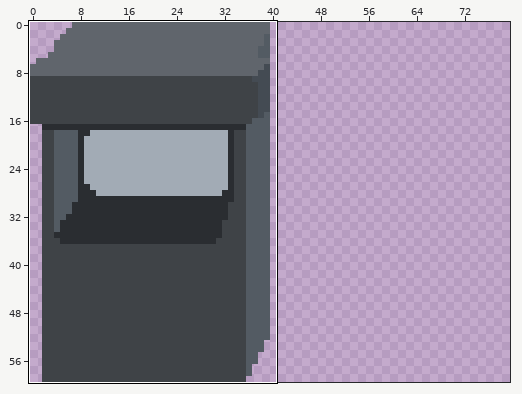
Sprite sheet, stored at assets/images/props/cabinets/digging.png. Above, an overview of the earlier version with the close-up marked.
Close-up. Earlier state:
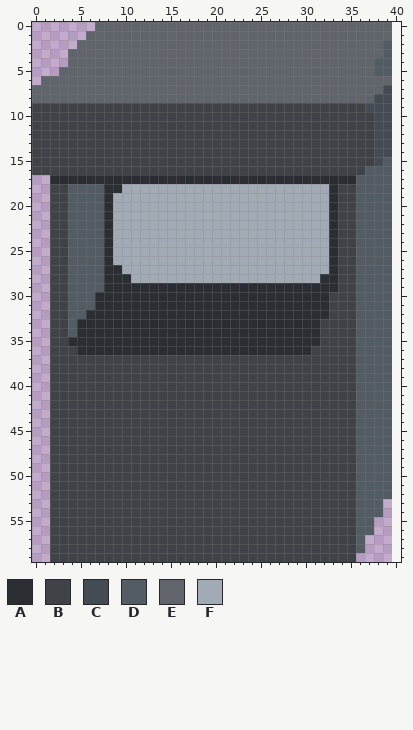
The file is 40x60 pixels. Colours within 5 levels of each other are drawn and written as one. Shown: x 0..40, y 0..59. The old version is drawn lined up with the new one, on the new canvas. The commit also changed other parts of the picture, which this record leaves out.
Palette (. is transparent): A #2a2d31  B #3f4347  C #444b53  D #535b63  E #60656c  F #a2abb5
Pixels before (only the part around the change), first column x 0:
 0 .......EEEEEEEEEEEEEEEEEEEEEEEEEEEEEEEEE.
 1 ......EEEEEEEEEEEEEEEEEEEEEEEEEEEEEEEEEE.
 2 .....EEEEEEEEEEEEEEEEEEEEEEEEEEEEEEEEEED.
 3 ....EEEEEEEEEEEEEEEEEEEEEEEEEEEEEEEEEEED.
 4 ....EEEEEEEEEEEEEEEEEEEEEEEEEEEEEEEEEEDD.
 5 ...EEEEEEEEEEEEEEEEEEEEEEEEEEEEEEEEEEEDD.
 6 .EEEEEEEEEEEEEEEEEEEEEEEEEEEEEEEEEEEEEEE.
 7 EEEEEEEEEEEEEEEEEEEEEEEEEEEEEEEEEEEEEEEC.
 8 EEEEEEEEEEEEEEEEEEEEEEEEEEEEEEEEEEEEEECC.
 9 BBBBBBBBBBBBBBBBBBBBBBBBBBBBBBBBBBBBBCCC.
10 BBBBBBBBBBBBBBBBBBBBBBBBBBBBBBBBBBBBBBCC.
11 BBBBBBBBBBBBBBBBBBBBBBBBBBBBBBBBBBBBBBCC.
12 BBBBBBBBBBBBBBBBBBBBBBBBBBBBBBBBBBBBBBCC.
13 BBBBBBBBBBBBBBBBBBBBBBBBBBBBBBBBBBBBBBCC.
14 BBBBBBBBBBBBBBBBBBBBBBBBBBBBBBBBBBBBBBCC.
15 BBBBBBBBBBBBBBBBBBBBBBBBBBBBBBBBBBBBBBCD.
16 BBBBBBBBBBBBBBBBBBBBBBBBBBBBBBBBBBBBBDDD.
17 ..AAAAAAAAAAAAAAAAAAAAAAAAAAAAAAAAAADDDD.
18 ..BBDDDDAAFFFFFFFFFFFFFFFFFFFFFFFABBDDDD.
19 ..BBDDDDAFFFFFFFFFFFFFFFFFFFFFFFFABBDDDD.
20 ..BBDDDDAFFFFFFFFFFFFFFFFFFFFFFFFABBDDDD.
21 ..BBDDDDAFFFFFFFFFFFFFFFFFFFFFFFFABBDDDD.
22 ..BBDDDDAFFFFFFFFFFFFFFFFFFFFFFFFABBDDDD.
23 ..BBDDDDAFFFFFFFFFFFFFFFFFFFFFFFFABBDDDD.
24 ..BBDDDDAFFFFFFFFFFFFFFFFFFFFFFFFABBDDDD.
25 ..BBDDDDAFFFFFFFFFFFFFFFFFFFFFFFFABBDDDD.
26 ..BBDDDDAFFFFFFFFFFFFFFFFFFFFFFFFABBDDDD.
27 ..BBDDDDAAFFFFFFFFFFFFFFFFFFFFFFFABBDDDD.
28 ..BBDDDDAAAFFFFFFFFFFFFFFFFFFFFFAABBDDDD.
29 ..BBDDDDAAAAAAAAAAAAAAAAAAAAAAAAAABBDDDD.
30 ..BBDDDAAAAAAAAAAAAAAAAAAAAAAAAAABBBDDDD.
31 ..BBDDDAAAAAAAAAAAAAAAAAAAAAAAAAABBBDDDD.
32 ..BBDDAAAAAAAAAAAAAAAAAAAAAAAAAAABBBDDDD.
33 ..BBDAAAAAAAAAAAAAAAAAAAAAAAAAAABBBBDDDD.
34 ..BBDAAAAAAAAAAAAAAAAAAAAAAAAAAABBBBDDDD.
35 ..BBAAAAAAAAAAAAAAAAAAAAAAAAAAAABBBBDDDD.
36 ..BBBAAAAAAAAAAAAAAAAAAAAAAAAAABBBBBDDDD.
37 ..BBBBBBBBBBBBBBBBBBBBBBBBBBBBBBBBBBDDDD.
38 ..BBBBBBBBBBBBBBBBBBBBBBBBBBBBBBBBBBDDDD.
39 ..BBBBBBBBBBBBBBBBBBBBBBBBBBBBBBBBBBDDDD.
40 ..BBBBBBBBBBBBBBBBBBBBBBBBBBBBBBBBBBDDDD.
41 ..BBBBBBBBBBBBBBBBBBBBBBBBBBBBBBBBBBDDDD.
42 ..BBBBBBBBBBBBBBBBBBBBBBBBBBBBBBBBBBDDDD.
43 ..BBBBBBBBBBBBBBBBBBBBBBBBBBBBBBBBBBDDDD.
44 ..BBBBBBBBBBBBBBBBBBBBBBBBBBBBBBBBBBDDDD.
45 ..BBBBBBBBBBBBBBBBBBBBBBBBBBBBBBBBBBDDDD.
46 ..BBBBBBBBBBBBBBBBBBBBBBBBBBBBBBBBBBDDDD.
47 ..BBBBBBBBBBBBBBBBBBBBBBBBBBBBBBBBBBDDDD.
48 ..BBBBBBBBBBBBBBBBBBBBBBBBBBBBBBBBBBDDDD.
49 ..BBBBBBBBBBBBBBBBBBBBBBBBBBBBBBBBBBDDDD.
50 ..BBBBBBBBBBBBBBBBBBBBBBBBBBBBBBBBBBDDDD.
51 ..BBBBBBBBBBBBBBBBBBBBBBBBBBBBBBBBBBDDDD.
52 ..BBBBBBBBBBBBBBBBBBBBBBBBBBBBBBBBBBDDDD.
53 ..BBBBBBBBBBBBBBBBBBBBBBBBBBBBBBBBBBDDD..
54 ..BBBBBBBBBBBBBBBBBBBBBBBBBBBBBBBBBBDDD..
55 ..BBBBBBBBBBBBBBBBBBBBBBBBBBBBBBBBBBDD...
56 ..BBBBBBBBBBBBBBBBBBBBBBBBBBBBBBBBBBDD...
57 ..BBBBBBBBBBBBBBBBBBBBBBBBBBBBBBBBBBD....
58 ..BBBBBBBBBBBBBBBBBBBBBBBBBBBBBBBBBBD....
59 ..BBBBBBBBBBBBBBBBBBBBBBBBBBBBBBBBBB.....
After the commit:
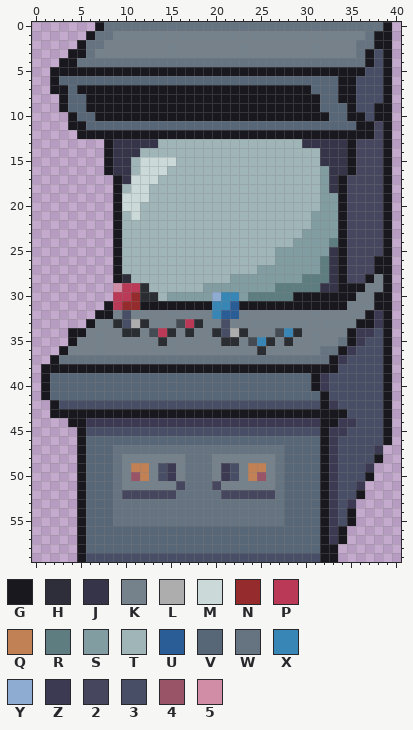
Colours new in this view: G #1a181f  H #2e2e3a  J #363449  K #75828b  L #adadad  M #cbd9d9  N #962b2d  P #ba3956  Q #c18154  R #5d7d81  S #819da2  T #a0b5b8  U #2a5c95  V #586778  W #667481  X #3786b6  Y #8eabd1  Z #3c3a53  2 #46465e  3 #484e66  4 #995567  5 #d18ca6
Change:
canvas 40x60 -> 80x60
Changed rows in their new state; - is an unchanged pixel.
first column x 0:
 0 -------GWWWWWWWWWWWWWWWWWWWWWWWWWWWWWWWG
 1 ------GWWKKKKKKKKKKKKKKKKKKKKKKKKKKKKWGG
 2 -----GWWKKKKKKKKKKKKKKKKKKKKKKKKKKKKWWGG
 3 ----GGWKKKKKKKKKKKKKKKKKKKKKKKKKKKKKWG3G
 4 ---GGWWWWWWWWWWWWWWWWWWWWWWWWWWWWWWWWG3G
 5 --GGGGGGGGGGGGGGGGGGGGGGGGGGGGGGGGGGG33G
 6 -.GVVVVVVVVVVVVVVVVVVVVVVVVVVVVVVVGG333G
 7 ..GGVGGGGGGGGGGGGGGGGGGGGGGGGGGVVVGG333G
 8 ...GVVGGGGGGGGGGGGGGGGGGGGGGGGGGVVGG333G
 9 ...GVVGGGGGGGGGGGGGGGGGGGGGGGGGGVVVG33GG
10 ....GVVGGGGGGGGGGGGGGGGGGGGGGGGGGVVGG3GG
11 ....GGVVVVVVVVVVVVVVVVVVVVVVVVVVVVVVGG2G
12 .....GGGGGGGGGGGGGGGGGGGGGGGGGGGGGGGGG2G
13 ........GJJJJJTTTTTTTTTTTTTTTTJJJJJG222G
14 ........GJJJTTTTTTTTTTTTTTTTTTTTJJJG222G
15 ........GJJTMMMMTTTTTTTTTTTTTTTTJJJG222G
16 ........GJJTMMMTTTTTTTTTTTTTTTTTSJJG222G
17 --.......GJMMMTTTTTTTTTTTTTTTTTTSJG2222G
18 --.......GTMMTTTTTTTTTTTTTTTTTTTSJG2222G
19 --.......GMMMTTTTTTTTTTTTTTTTTTTSSG2222G
20 --.......GMMTTTTTTTTTTTTTTTTTTTTSSG2222G
21 --.......GTMTTTTTTTTTTTTTTTTTTTSSSG2222G
22 --.......GTTTTTTTTTTTTTTTTTTTTTSSSG2222G
23 --.......GTTTTTTTTTTTTTTTTTTTTSSSSG2222G
24 --.......GTTTTTTTTTTTTTTTTTTTSSSSRG2222G
25 --.......GTTTTTTTTTTTTTTTTTSSSSSSJG2222G
26 --.......GTTTTTTTTTTTTTTTTTSSSSSRJG222GG
27 --.......GTTTTTTTTTTTTTTTSSSSSSSRJG222GG
28 --.......GHTTTTTTTTTTTSSSSSSSSRRRJG22GKG
29 --.......5PP-TTTTTTSSSSSSSSRRRRRJJGGGKKG
30 --.......PPN--TSSSSSYXXSRRRRRGGGGGGGKKGG
31 --......GPNNGGGGGGGGXXUGGGGGGGGGGGGKKKGG
32 --.....GGK3KKKKKKKKKXUUKKKKKKKKKKKKKKGZG
33 --....GKK-3L-KKKCP-KK3KKKKKKKKKKKKKKGGZG
34 --..GGKKKK--KCP-K-KK-3L-KKKCX-KKKKKGZZ3G
35 --..GKKKKKKKKK-KKKKKK--KCX-K-KKKKKWGZ33G
36 --.GKKKKKKKKKKKKKKKKKKKKK-KKKKKKWWGZ333G
37 --GWWWWWWWWWWWWWWWWWWWWWWWWWWWWWWGZ3333G
38 -GGGGGGGGGGGGGGGGGGGGGGGGGGGGGGGGG33333G
39 -GVVVVVVVVVVVVVVVVVVVVVVVVVVVVVGZ333333G
40 -GVVVVVVVVVVVVVVVVVVVVVVVVVVVVVGZ333333G
41 -GVVVVVVVVVVVVVVVVVVVVVVVVVVVVVVG333333G
42 --G33333333333333333333333333333GZ33333G
43 --GGGGGGGGGGGGGGGGGGGGGGGGGGGGGGGGG3333G
44 --..GGZZZZZZZZZZZZZZZZZZZZZZZZZZGGZZ333G
45 --...G33333333333333333333333333GZZ3333G
46 --...GVVVVVVVVVVVVVVVVVVVVVVVVVVGZ33333G
47 --...GVVVWWWWWWWWWWWWWWWWWWWVVVVGZ3333Z.
48 --...GVVVWKKKKKKKWWWKKKKKKKWVVVVGZ3333G.
49 --...GVVVWKQQK3ZKWWWKZ3KQQKWVVVVGZ333Z..
50 --...GVVVWK4QK3ZKWWWKZ3KQ4KWVVVVGZ333G..
51 --...GVVVWKKKKKK2WWW2KKKKKKWVVVVGZ33Z...
52 --...GVVVW222222WWWWW222222WVVVVGZ33G...
53 --...GVVVWWWWWWWWWWWWWWWWWWWVVVVGZ3Z...-
54 --...GVVVWWWWWWWWWWWWWWWWWWWVVVVGZ3G...-
55 --...GVVVWWWWWWWWWWWWWWWWWWWVVVVGZ3G..--
56 --...GVVVVVVVVVVVVVVVVVVVVVVVVVVGZG...--
57 --...GVVVVVVVVVVVVVVVVVVVVVVVVVVGZG..---
58 --...GVVVVVVVVVVVVVVVVVVVVVVVVVVGG...---
59 --...G33333333333333333333333333GG..----
